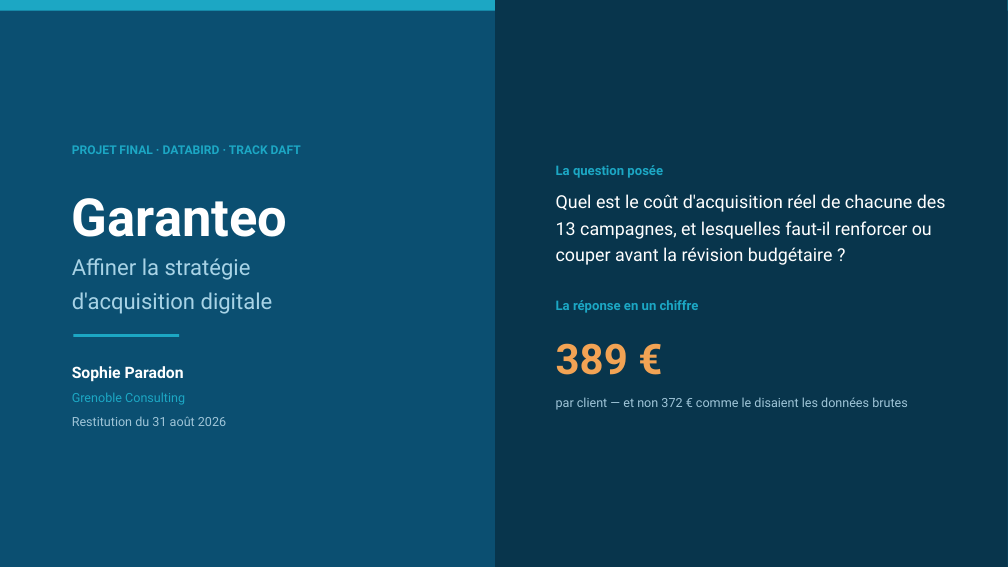
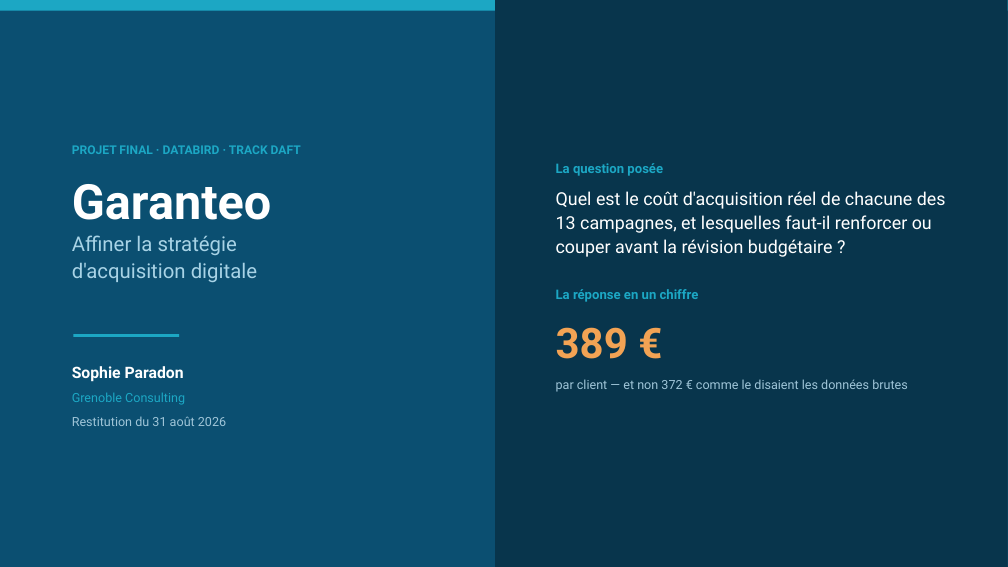
Before and after one commit to sophie-paradon/projet-garanteo-acquisition-digitale, a slide deck: slide 1 of 05_Restitution/Garanteo_Restitution.pptx. Drawn at 1008x567 pixels with LibreOffice and Linux fonts; fonts in the diff are those of the drawing. Boxes give left, top, right and bottom in pixels: in the first picture for what was removed or moved away, otherwise in the second. Text is boxed around its words. In the diff, an @@ line names an element or a change of style, - is before the commit and + after.

Commit message:
Corrections avant soutenance : mise en forme conditionnelle, libelles des visuels, intervalle de confiance, captures et README

```diff
--- a/05_Restitution/Garanteo_Restitution.pptx
+++ b/05_Restitution/Garanteo_Restitution.pptx
@@ text "Garanteo" at (72,184,272,282): size 50 to 46.2 pt in "Garanteo"; size 21 to 19.4 pt in "Affiner la stratégie", "d'acquisition digitale"; line spacing 1.1 to 0.9 @@
@@ text "La question posée" at (556,163,946,392): line spacing 1.22 to 1.12 @@
```
Also in this commit, not shown: 11 other slides changed, 19 other files.
